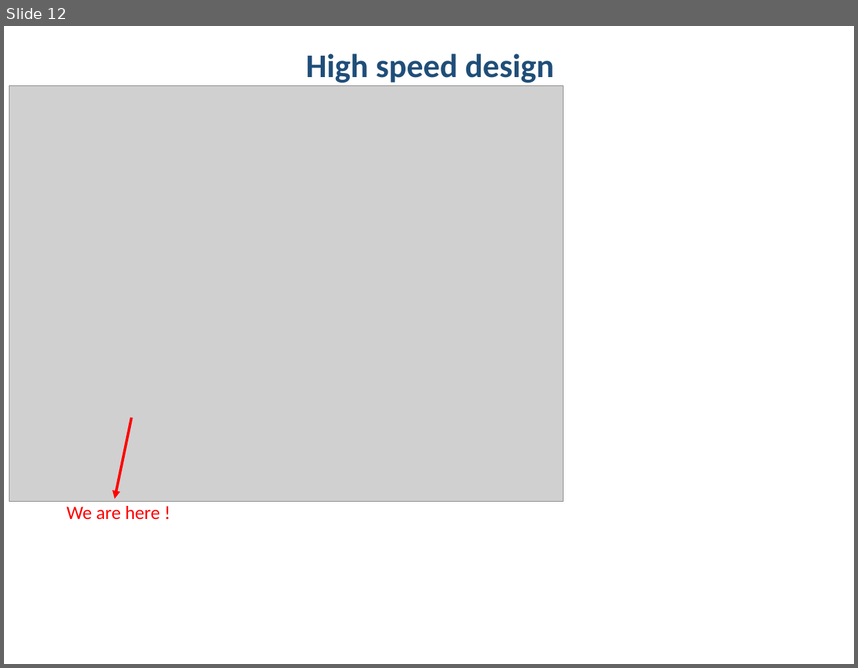
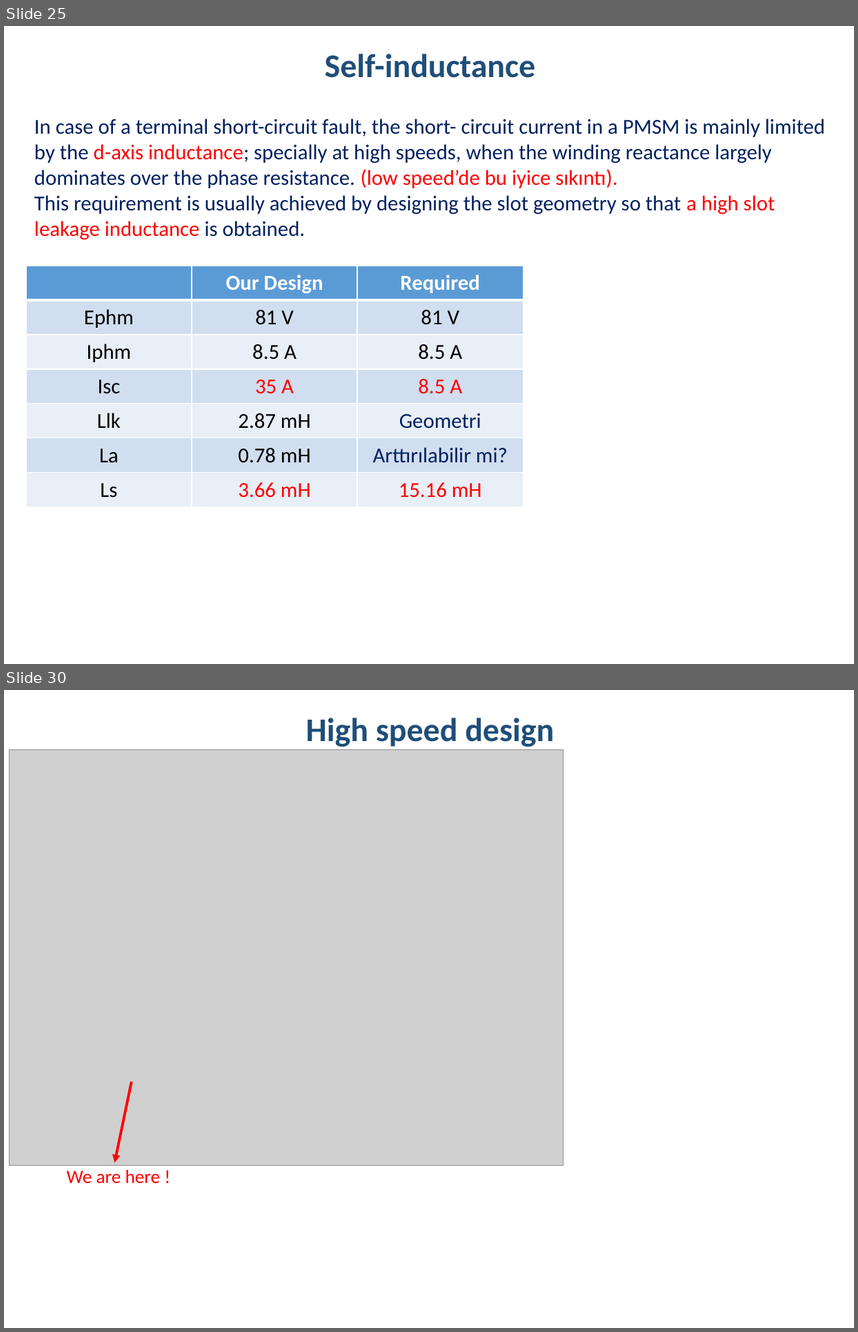
Before and after one commit to hakanpolat/IMMD, a slide deck: Literature/immd_ver2_research.pptx. Shown one above the other, each under a label of ours: slide 12 before the commit, slides 25 and 30 after it; the slides between them are not shown. The pictures are 858x668 and 858x1332 pixels, drawn with LibreOffice and Linux fonts; fonts in the diff are those of the drawing; grey boxes stand for pictures. Boxes give left, top, right and bottom in pixels: in the first picture for what was removed or moved away, otherwise in the second. Text is boxed around its words. In the diff, an @@ line names an element or a change of style, - is before the commit and + after.

Commit message:
Fault tolerant drives üzerine.

```diff
--- a/Literature/immd_ver2_research.pptx
+++ b/Literature/immd_ver2_research.pptx
@@ slide 25 added at [4,26,854,664], background #FFFFFF @@
@@ text added at [325,54,536,78], 28 pt, text #1F4E79, bold @@
+Self-inductance
@@ text added at [34,118,825,240], 18 pt, text #002060 @@
+In case of a terminal short-circuit fault, the short- circuit current in a PMSM is mainly limited by the d-axis inductance; specially at high speeds, when the winding reactance largely dominates over the phase resistance. (low speed’de bu iyice sıkıntı).
+This requirement is usually achieved by designing the slot geometry so that a high slot leakage inductance is obtained.
@@ table added at [26,265,524,507], 7 rows, 3 columns @@
+ | Our Design | Required
+Ephm | 81 V | 81 V
+Iphm | 8.5 A | 8.5 A
+Isc | 35 A | 8.5 A
+Llk | 2.87 mH | Geometri
+La | 0.78 mH | Arttırılabilir mi?
+Ls | 3.66 mH | 15.16 mH
@@ what was slide 12 is now slide 30 @@
```
Also in this commit, not shown: 13 slides changed, 20 other slides added, 2 slides removed, 4 other files.
